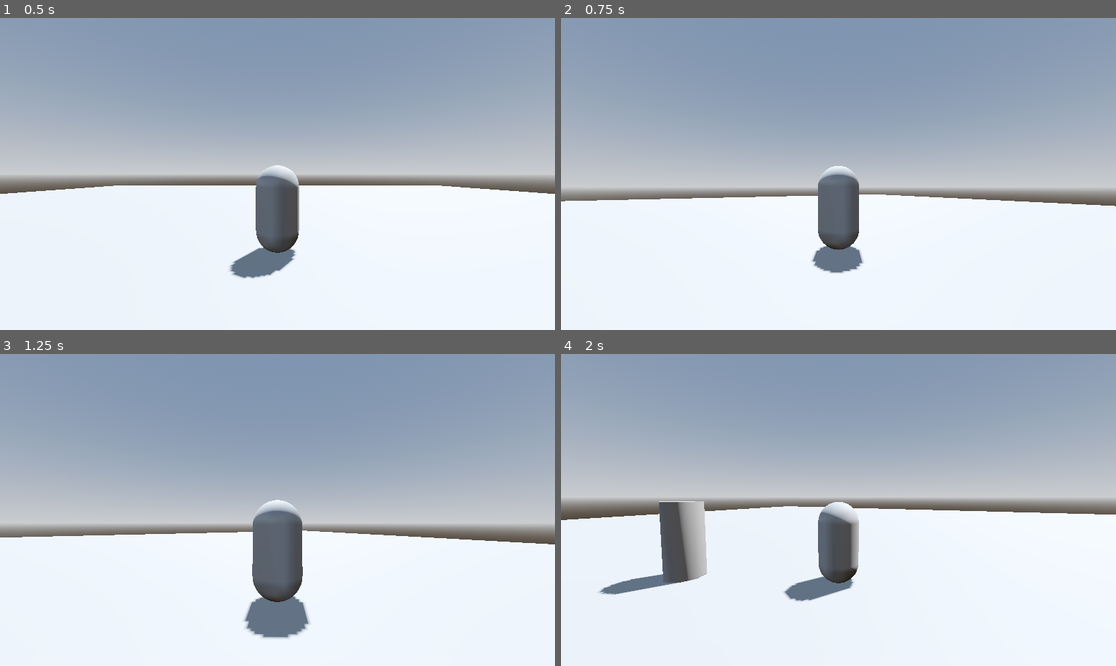
Above: before the commit, frames 1-4 (two rows, left to right).
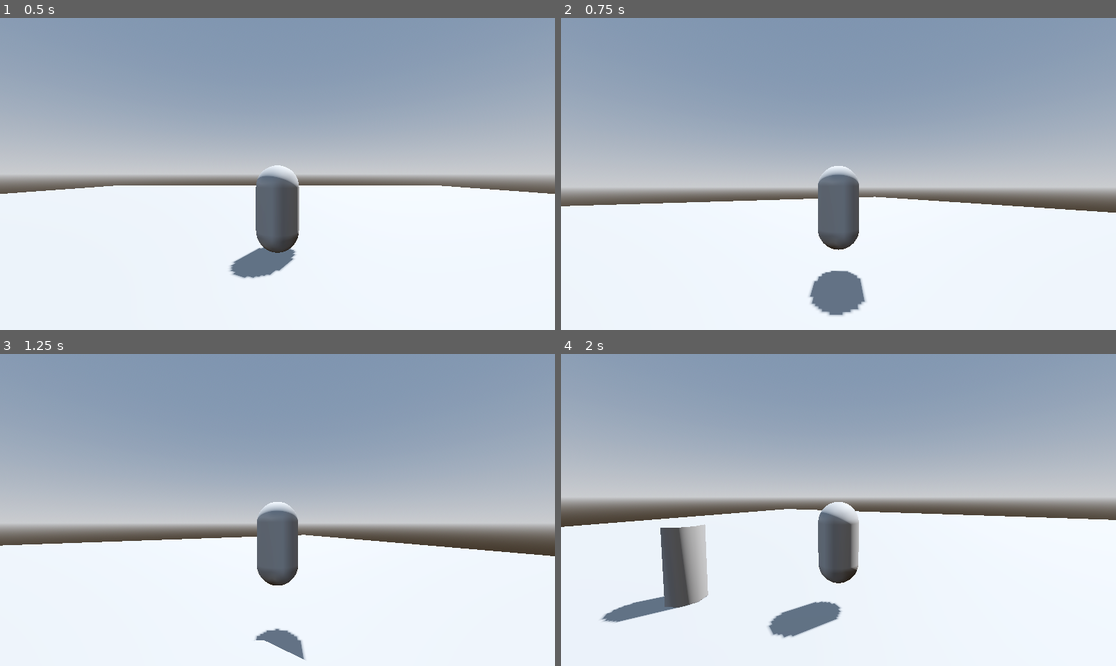
Above: after the commit, the same moments.

Repository: Zokerus/Godette
Game: Godot game, scene res://scenes/world/test_map.tscn
The game is run twice, just before and just after one commit, with the same random seed, the same clock (stepped at 60 frames per second) and the same inputs. The project has no main scene, so this scene is started directly.
Inputs (mouse positions are in pixels of both pictures, inside the frame that each line leads up to):
- Up to frame 1 (0.5 s): no input
- Up to frame 2 (0.75 s): tap Enter at 0.5 s; move the mouse to (960, 158) at 0.52 s; hold D (move_right) from 0.53 s (still down); tap Space (jump, bound only after the commit) at 0.6 s
- Up to frame 3 (1.25 s): keep holding D (move_right); tap Space (jump, bound only after the commit) at 0.77, 1.07 s
- Up to frame 4 (2 s): move the mouse to (727, 525) at 1.27 s; release D (move_right) at 1.28 s; hold S (move_backward) from 1.28 s (still down); tap Space (jump, bound only after the commit) at 1.35, 1.52, 1.82 s

Frame 1 is identical in both runs. In frame 2, 3.0% of the frame differs, in the area x 0-100%, y 56-96%; in frame 3, 4.5%; in frame 4, 5.0%, in the area x 0-100%, y 47-92%.

Commit message:
add basic jump mechanic

Diff:
--- a/project.godot
+++ b/project.godot
@@ -88,6 +88,11 @@
 "events": [Object(InputEventKey,"resource_local_to_scene":false,"resource_name":"","device":-1,"window_id":0,"alt_press …(195 unchanged characters)…
 ]
 }
+jump={
+"deadzone": 0.2,
+"events": [Object(InputEventKey,"resource_local_to_scene":false,"resource_name":"","device":-1,"window_id":0,"alt_pressed":false,"shift_pressed":false,"ctrl_pressed":false,"meta_pressed":false,"pressed":false,"keycode":0,"physical_keycode":32,"key_label":0,"unicode":32,"location":0,"echo":false,"script":null)
+]
+}
 
 [physics]
 
--- a/scripts/player/player_controller.gd
+++ b/scripts/player/player_controller.gd
@@ -20,10 +20,16 @@
 	if event is InputEventMouseMotion:
 			mouseLookDelta += event.relative
 
+	if Input.is_action_just_pressed("ui_pause"):
+		get_tree().quit(0)
+
 func _physics_process(delta: float) -> void:
 	handle_camera_rotation(delta)
 	var direction := get_movement_direction()
 	handle_movement(direction, delta)
+
+	if Input.is_action_just_pressed("jump") && is_on_floor():
+		velocity.y = JUMP_VELOCITY
 
 	# Add the gravity.
 	if not is_on_floor():
@@ -66,15 +72,5 @@
 	return (forward * input_dir.y + right * input_dir.x).normalized()
 
 func handle_movement(direction: Vector3, delta: float) -> void:
-	#var inputDir := Vector2(
-		#Input.get_action_strength("move_right") - Input.get_action_strength("move_left"),
-		#Input.get_action_strength("move_forward") - Input.get_action_strength("move_backward")
-		#)
-	#var inputDir := Input.get_vector("move_left", "move_right", "move_forward", "move_backward")
-
-	#if inputDir.length() > 1.0:
-		#inputDir = inputDir.normalized()
-
-	#var direction := (transform.basis * Vector3(inputDir.x, 0, inputDir.y)).normalized()
 	velocity.x = direction.x * moveSpeed
 	velocity.z = direction.z * moveSpeed
